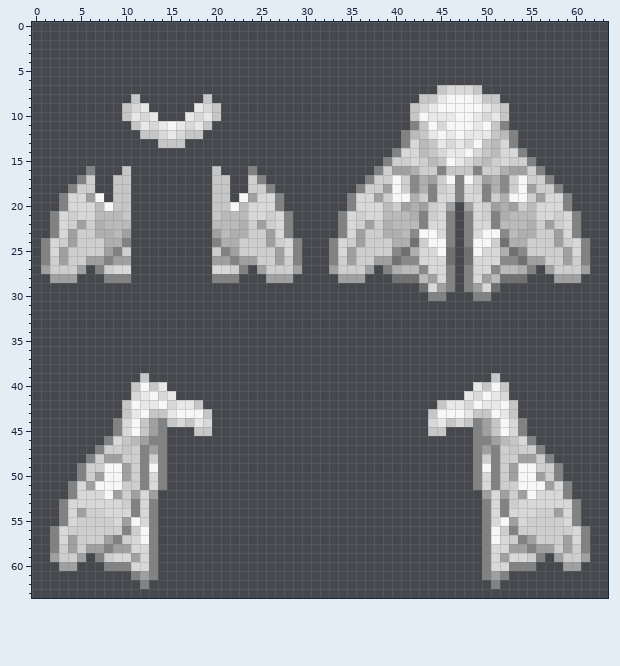
Pixel-art sprite, stored at Resources/Textures/Mobs/Customization/moth_parts.rsi/wings_default.png. That is the earlier state.
The file is 64x64 pixels. Colours within 5 levels of each other are drawn and written as one. The old version is drawn lined up with the new one.
Once edited:
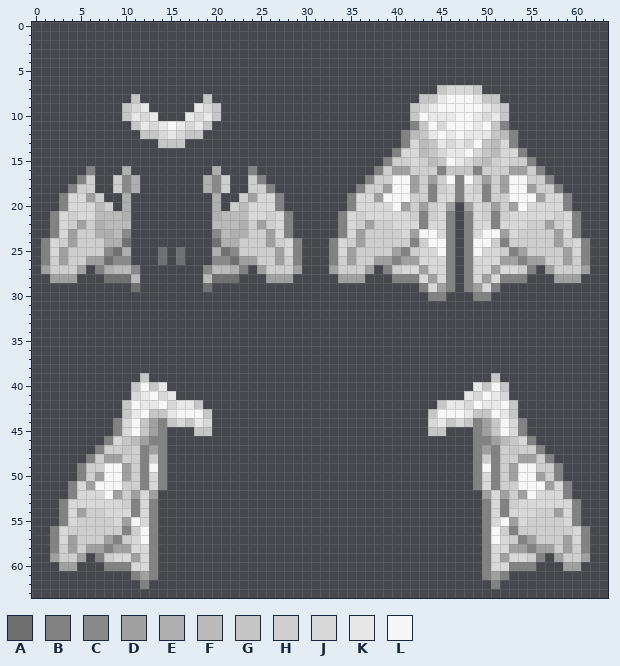
Palette (. is transparent): A #707070  B #828282  C #898989  D #a0a0a0  E #afafaf  F #bababa  G #c6c6c6  H #cecece  J #d8d8d8  K #e8e8e8  L #f7f7f7
Change:
drawings rearranged on the sheet (the old picture shows each at its new place)
Colour A now appears in rows 25 to 26 at x 14 and 16; in row 29 at x 11 and 19.
The author changed colour B to colour A in row 24 at x 10 and 20; in row 25 at x 9 and 21; in row 26 at x 8 and 22; in row 28 at x 8 to 10 and 20 to 22.
The author changed colour A to colour B in row 24 at x 42 and 52; in row 25 at x 41, 46, 48 and 53; in row 26 at x 40, 46, 48 and 54; in row 28 at x 40 to 42 and 52 to 54; in row 29 at x 43 and 51.
Colour C now appears in row 27 at x 11 and 19.
The author changed colour D to colour C in row 23 at x 10 and 20; in row 25 at x 8 and 22; in row 26 at x 9 to 10 and 20 to 21.
The author changed colour G to colour C in rows 17 to 18 at x 10 and 20.
The author changed colour C to colour D in rows 17 to 18 at x 42 and 52; in row 23 at x 42 and 52; in row 25 at x 40 and 54; in row 26 at x 41 to 42 and 52 to 53; in row 27 at x 43 and 51.
Colour E now appears in rows 17 to 18 at x 11 and 19.
The author changed colour G to colour E in row 16 at x 10 and 20; in rows 19 to 21 at x 10 and 20.
The author changed colour H to colour E in row 25 at x 10 and 20; in row 27 at x 8 and 22.
Colour F now appears in row 28 at x 11 and 19.
The author changed colour J to colour F in row 27 at x 9 to 10 and 20 to 21.
The author changed colour E to colour H in row 16 at x 42 and 52; in rows 17 to 18 at x 43 and 51; in rows 19 to 21 at x 42 and 52; in row 22 at x 39 and 55; in row 23 at x 39 to 40 and 54 to 55; in row 24 at x 40 to 41 and 53 to 54.
The author changed colour E to colour H in row 25 at x 42 and 52; in row 27 at x 40 and 54.
The author changed colour G to colour H in rows 17 to 18 at x 9 and 21.
The author changed colour L to colour H in row 19 at x 7 and 23; in row 20 at x 8 and 22.
The author changed colour F to colour J in row 20 at x 39 and 55; in row 21 at x 39 to 41 and 53 to 55; in row 22 at x 40 to 42 and 52 to 54; in row 23 at x 41 and 53; in row 27 at x 41 to 42 and 52 to 53; in row 28 at x 43 and 51.
The author changed colour H to colour L in rows 17 to 18 at x 41 and 53; in row 19 at x 39 and 55; in row 20 at x 40 and 54.
Colour G is gone in rows 19 to 20 at x 9 and 21.
Boxes around the changes in both pictures, in picture pixels (x1, y1, x2, y2):
changed: (95, 166, 248, 292)
changed: (383, 166, 536, 292)
